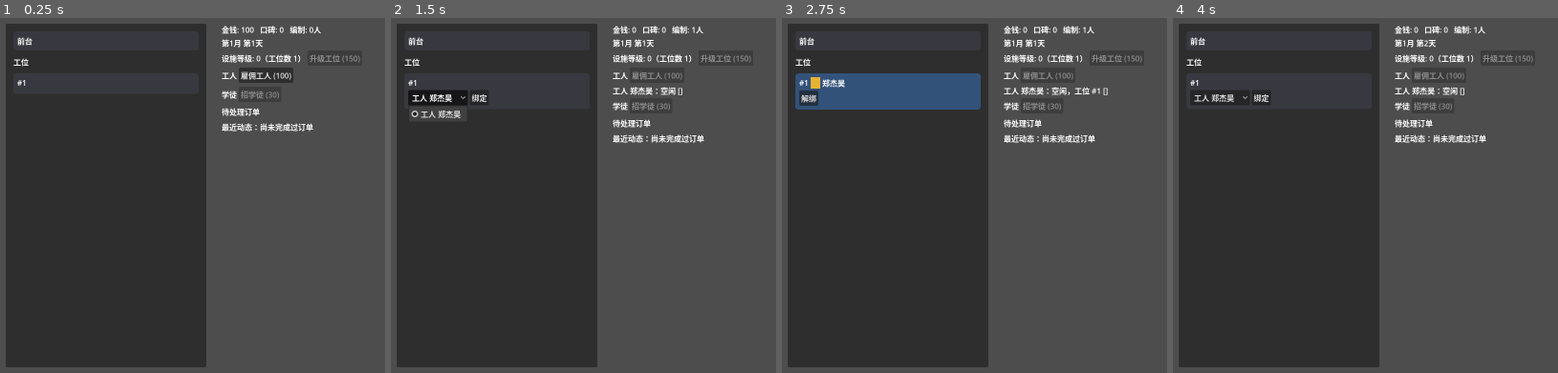
Above: before the commit, frames 1-4 (left to right).
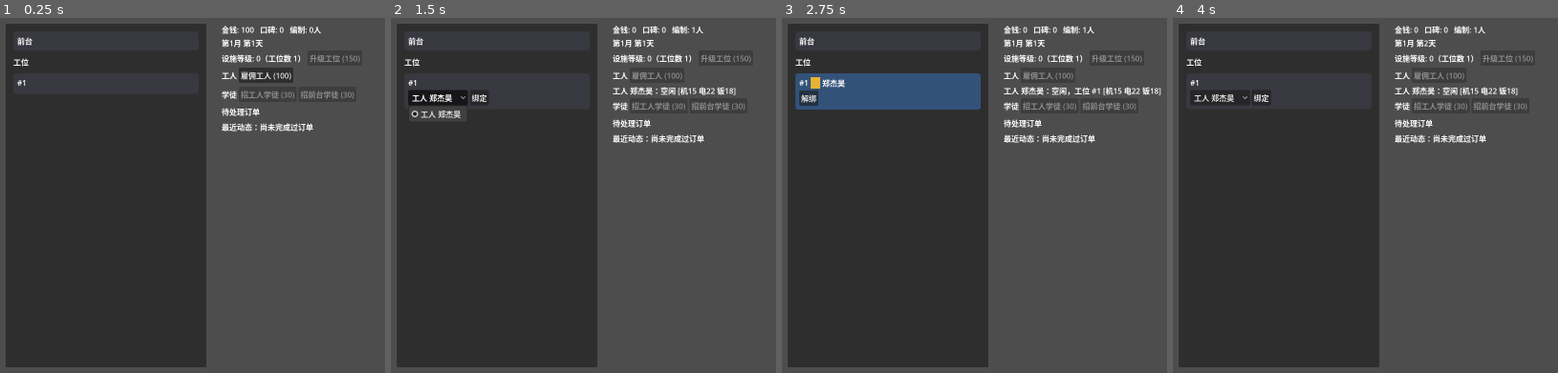
Above: after the commit, the same moments.

Repository: XinLiucc/cocos-game-project
Game: Godot game, scene res://scenes/Main.tscn
Two runs of this game, one before a commit and one after it. Both use one fixed random seed, a clock stepped at 60 frames per second and the inputs below.
Inputs (mouse positions are in pixels of both pictures, inside the frame that each line leads up to):
- Up to frame 1 (0.25 s): no input
- Up to frame 2 (1.5 s): click "雇佣工人 (100)" at 0.5 s; click "工人 郑杰昊" at 1.25 s
- Up to frame 3 (2.75 s): click "绑定" at 2 s
- Up to frame 4 (4 s): click "解绑" at 2.75 s; tap Enter at 3.5 s; move the mouse to (outside the picture) at 3.52 s; hold D from 3.53 s (still down); tap B at 3.6 s; click (outside the picture) at 3.67 s; tap Space at 3.77 s

The runs differ from the first frame. In frame 1, 0.2% of the frame differs, in the area x 64-92%, y 20-23%; in frame 2, 0.4%; in frame 3, 0.4%, in the area x 64-99%, y 19-27%; in frame 4, 0.4%.
Error before the commit: Invalid access to property or key 'ATTRIBUTE_KEYS' on a base object of type 'Node (GameState.gd)'. (res://scripts/Main.gd:429)

Commit message:
Wire the apprentice track split into the UI and course resources
Add a second hire button for front-desk apprentices alongside the
existing worker-apprentice one, and build each apprentice row's
training-course/attribute-allocation buttons from its own fixed track
instead of a shared five-key list (the track-selection row is gone
along with the mechanic it displayed). Add the two new front-desk
training courses (affinity/efficiency) and drop the now-unused
precision course.

Diff:
--- /dev/null
+++ b/car_repair_shop/resources/courses/affinity.tres
@@ -0,0 +1,11 @@
+[gd_resource type="Resource" format=3]
+
+[ext_resource type="Script" path="res://scripts/TrainingCourse.gd" id="1_tvp3h"]
+
+[resource]
+script = ExtResource("1_tvp3h")
+course_name = "亲和待客课"
+attribute_key = "affinity"
+cost = 20
+duration = 8.0
+base_growth = 8.0
--- /dev/null
+++ b/car_repair_shop/resources/courses/efficiency.tres
@@ -0,0 +1,11 @@
+[gd_resource type="Resource" format=3]
+
+[ext_resource type="Script" path="res://scripts/TrainingCourse.gd" id="1_fb0a1"]
+
+[resource]
+script = ExtResource("1_fb0a1")
+course_name = "办事效率课"
+attribute_key = "efficiency"
+cost = 20
+duration = 8.0
+base_growth = 8.0
--- a/car_repair_shop/resources/courses/precision.tres
+++ /dev/null
@@ -1,11 +0,0 @@
-[gd_resource type="Resource" format=3]
-
-[ext_resource type="Script" path="res://scripts/TrainingCourse.gd" id="1_prec01"]
-
-[resource]
-script = ExtResource("1_prec01")
-course_name = "细心专注课"
-attribute_key = "precision"
-cost = 20
-duration = 8.0
-base_growth = 8.0
--- a/car_repair_shop/scenes/Main.tscn
+++ b/car_repair_shop/scenes/Main.tscn
@@ -89,9 +89,13 @@
 layout_mode = 2
 text = "学徒"
 
-[node name="HireApprenticeButton" type="Button" parent="UIRoot/Margin/Layout/UI/ApprenticeHeaderRow" unique_id=1223440591]
+[node name="HireWorkerApprenticeButton" type="Button" parent="UIRoot/Margin/Layout/UI/ApprenticeHeaderRow" unique_id=1223440591]
 layout_mode = 2
 text = "招学徒 (30)"
+
+[node name="HireFrontDeskApprenticeButton" type="Button" parent="UIRoot/Margin/Layout/UI/ApprenticeHeaderRow" unique_id=444457533]
+layout_mode = 2
+text = "招前台学徒 (30)"
 
 [node name="ApprenticeListContainer" type="VBoxContainer" parent="UIRoot/Margin/Layout/UI" unique_id=1219550046]
 layout_mode = 2
--- a/car_repair_shop/scripts/Main.gd
+++ b/car_repair_shop/scripts/Main.gd
@@ -15,17 +15,20 @@
 	preload("res://resources/orders/sports_car.tres"),
 ]
 
-const TRAINING_COURSES: Array[Resource] = [
+const WORKER_TRAINING_COURSES: Array[Resource] = [
 	preload("res://resources/courses/mechanical.tres"),
 	preload("res://resources/courses/electrical.tres"),
 	preload("res://resources/courses/bodywork.tres"),
-	preload("res://resources/courses/precision.tres"),
+]
+const FRONT_DESK_TRAINING_COURSES: Array[Resource] = [
 	preload("res://resources/courses/communication.tres"),
+	preload("res://resources/courses/affinity.tres"),
+	preload("res://resources/courses/efficiency.tres"),
 ]
 
 const ATTRIBUTE_SHORT_NAMES := {
 	"mechanical": "机械", "electrical": "电气", "bodywork": "钣喷",
-	"precision": "细心", "communication": "沟通",
+	"communication": "沟通", "affinity": "亲和", "efficiency": "效率",
 }
 
 # 2026-09-01：工位可视化场景占位配色（几何图形，之后替换成像素美术）；三态面板底色按
@@ -47,7 +50,8 @@
 @onready var day_label: Label = $UIRoot/Margin/Layout/UI/DayLabel
 @onready var hire_button: Button = $UIRoot/Margin/Layout/UI/WorkerHeaderRow/HireButton
 @onready var worker_list_container: VBoxContainer = $UIRoot/Margin/Layout/UI/WorkerListContainer
-@onready var hire_apprentice_button: Button = $UIRoot/Margin/Layout/UI/ApprenticeHeaderRow/HireApprenticeButton
+@onready var hire_worker_apprentice_button: Button = $UIRoot/Margin/Layout/UI/ApprenticeHeaderRow/HireWorkerApprenticeButton
+@onready var hire_front_desk_apprentice_button: Button = $UIRoot/Margin/Layout/UI/ApprenticeHeaderRow/HireFrontDeskApprenticeButton
 @onready var apprentice_list_container: VBoxContainer = $UIRoot/Margin/Layout/UI/ApprenticeListContainer
 @onready var floor_vbox: VBoxContainer = $UIRoot/Margin/Layout/StationFloorPanel/FloorMargin/FloorVBox
 @onready var station_slots_container: VBoxContainer = $UIRoot/Margin/Layout/StationFloorPanel/FloorMargin/FloorVBox/StationSlotsContainer
@@ -115,7 +119,8 @@
 	add_child(order_spawn_timer)
 	hire_button.pressed.connect(_on_hire_button_pressed)
 	upgrade_button.pressed.connect(_on_upgrade_button_pressed)
-	hire_apprentice_button.pressed.connect(_on_hire_apprentice_button_pressed)
+	hire_worker_apprentice_button.pressed.connect(_on_hire_worker_apprentice_button_pressed)
+	hire_front_desk_apprentice_button.pressed.connect(_on_hire_front_desk_apprentice_button_pressed)
 	game_state.money_changed.connect(_on_int_state_changed)
 	game_state.reputation_changed.connect(_on_int_state_changed)
 	game_state.facility_level_changed.connect(_on_int_state_changed)
@@ -270,8 +275,7 @@
 	game_state.add_reputation(order.reputation_gain)
 	var apprentice_id: int = job.get("apprentice_id", -1)
 	if apprentice_id != -1:
-		var master: Dictionary = game_state.get_employee(job["employee_id"])
-		var points: int = game_state.mentor_points_earned(master["attributes"]["precision"])
+		var points: int = game_state.mentor_points_earned()
 		game_state.add_attribute_points(apprentice_id, points)
 		game_state.set_employee_busy(apprentice_id, false)
 		var apprentice: Dictionary = game_state.get_employee(apprentice_id)
@@ -324,11 +328,6 @@
 	_ui_dirty = true
 
 
-func _on_choose_track_pressed(apprentice_id: int, track: String) -> void:
-	game_state.choose_track(apprentice_id, track)
-	_ui_dirty = true
-
-
 func _on_hire_button_pressed() -> void:
 	game_state.hire_worker()
 
@@ -337,8 +336,12 @@
 	game_state.upgrade_facility()
 
 
-func _on_hire_apprentice_button_pressed() -> void:
-	game_state.hire_apprentice()
+func _on_hire_worker_apprentice_button_pressed() -> void:
+	game_state.hire_worker_apprentice()
+
+
+func _on_hire_front_desk_apprentice_button_pressed() -> void:
+	game_state.hire_front_desk_apprentice()
 
 
 func _on_exam_button_pressed(employee_id: int) -> void:
@@ -420,13 +423,14 @@
 
 
 const _ATTRIBUTE_ONE_CHAR := {
-	"mechanical": "机", "electrical": "电", "bodywork": "钣", "precision": "细", "communication": "沟",
+	"mechanical": "机", "electrical": "电", "bodywork": "钣",
+	"communication": "沟", "affinity": "亲", "efficiency": "效",
 }
 
 
 func _format_attributes(attrs: Dictionary) -> String:
 	var parts: Array[String] = []
-	for key in game_state.ATTRIBUTE_KEYS:
+	for key in attrs:
 		var value: int = attrs[key]
 		var marker := "★" if game_state.has_attribute_skill(value) else ""
 		parts.append("%s%d%s" % [_ATTRIBUTE_ONE_CHAR[key], value, marker])
@@ -509,7 +513,17 @@
 			_rebuild_worker_action_widgets(entry, w["id"], mentor_id, available_ids)
 
 
-func _create_apprentice_row(apprentice_id: int) -> Dictionary:
+func _training_courses_for_track(track: String) -> Array[Resource]:
+	return FRONT_DESK_TRAINING_COURSES if track == "front_desk" else WORKER_TRAINING_COURSES
+
+
+func _attribute_keys_for_track(track: String) -> Array[String]:
+	return game_state.FRONT_DESK_ATTRIBUTE_KEYS if track == "front_desk" else game_state.WORKER_ATTRIBUTE_KEYS
+
+
+# 招募时就定型（工人学徒/前台学徒是两种不同职业，见 GameState.gd 2026-09-03 注释），
+# 课程/属性分配按钮从这一刻起就是固定的那条线，不再需要运行时按"赛道选没选"切换
+func _create_apprentice_row(apprentice_id: int, track: String) -> Dictionary:
 	# 学徒行按钮已经超过单行 HBoxContainer 能容纳的宽度（超出窗口会点不到），
 	# 拆成多个子行的 VBoxContainer：状态行 / 训练课程行 / 属性分配行。
 	# 训练课程按钮文字固定不变（课程列表不会变），属性分配按钮文字也固定不变——
@@ -528,7 +542,8 @@
 	var course_row := HBoxContainer.new()
 	block.add_child(course_row)
 	var course_buttons: Array[Button] = []
-	for course in TRAINING_COURSES:
+	var courses := _training_courses_for_track(track)
+	for course in courses:
 		var train_button := Button.new()
 		train_button.text = "训练：%s" % course.course_name
 		train_button.pressed.connect(_on_train_button_pressed.bind(apprentice_id, course))
@@ -538,33 +553,17 @@
 	var alloc_row := HBoxContainer.new()
 	alloc_row.visible = false
 	block.add_child(alloc_row)
-	for key in game_state.ATTRIBUTE_KEYS:
+	for key in _attribute_keys_for_track(track):
 		var alloc_button := Button.new()
 		alloc_button.text = "+%s" % ATTRIBUTE_SHORT_NAMES[key]
 		alloc_button.pressed.connect(_on_allocate_button_pressed.bind(apprentice_id, key))
 		alloc_row.add_child(alloc_button)
 
-	# 赛道选择只在属性总和达标、且还没选过时出现一次；选完这行自动隐藏（can_choose_track 变 false）
-	var track_row := HBoxContainer.new()
-	track_row.visible = false
-	block.add_child(track_row)
-	var track_hint := Label.new()
-	track_hint.text = "可选赛道："
-	track_row.add_child(track_hint)
-	var worker_track_button := Button.new()
-	worker_track_button.text = "选工人"
-	worker_track_button.pressed.connect(_on_choose_track_pressed.bind(apprentice_id, "worker"))
-	track_row.add_child(worker_track_button)
-	var front_desk_track_button := Button.new()
-	front_desk_track_button.text = "选前台"
-	front_desk_track_button.pressed.connect(_on_choose_track_pressed.bind(apprentice_id, "front_desk"))
-	track_row.add_child(front_desk_track_button)
-
 	apprentice_list_container.add_child(block)
 	return {
 		"block": block, "status_label": status_label,
-		"exam_button": exam_button, "course_buttons": course_buttons, "alloc_row": alloc_row,
-		"track_row": track_row,
+		"exam_button": exam_button, "course_buttons": course_buttons, "courses": courses,
+		"alloc_row": alloc_row,
 	}
 
 
@@ -576,7 +575,7 @@
 		if i < _apprentice_rows.size():
 			entry = _apprentice_rows[i]
 		else:
-			entry = _create_apprentice_row(a["id"])
+			entry = _create_apprentice_row(a["id"], a.get("track", ""))
 			_apprentice_rows.append(entry)
 
 		var track: String = a.get("track", "")
@@ -636,11 +635,11 @@
 		exam_button.disabled = not game_state.can_take_exam(a["id"])
 
 		var course_buttons: Array = entry["course_buttons"]
-		for j in range(TRAINING_COURSES.size()):
-			(course_buttons[j] as Button).disabled = not game_state.can_start_training(a["id"], TRAINING_COURSES[j])
+		var courses: Array = entry["courses"]
+		for j in range(courses.size()):
+			(course_buttons[j] as Button).disabled = not game_state.can_start_training(a["id"], courses[j])
 
 		(entry["alloc_row"] as HBoxContainer).visible = pending_points > 0
-		(entry["track_row"] as HBoxContainer).visible = game_state.can_choose_track(a["id"])
 
 
 func _update_labels() -> void:
@@ -657,8 +656,10 @@
 		upgrade_button.text = "升级工位 (%d)" % game_state.next_upgrade_cost()
 		upgrade_button.disabled = game_state.money < game_state.next_upgrade_cost()
 	day_label.text = "第%d月 第%d天" % [game_state.month, game_state.day]
-	hire_apprentice_button.text = "招学徒 (%d)" % game_state.next_apprentice_hire_cost()
-	hire_apprentice_button.disabled = not game_state.can_hire_apprentice()
+	hire_worker_apprentice_button.text = "招工人学徒 (%d)" % game_state.next_apprentice_hire_cost()
+	hire_worker_apprentice_button.disabled = not game_state.can_hire_apprentice()
+	hire_front_desk_apprentice_button.text = "招前台学徒 (%d)" % game_state.next_apprentice_hire_cost()
+	hire_front_desk_apprentice_button.disabled = not game_state.can_hire_apprentice()
 	var result_text := "最近动态：" + last_result_text
 	if result_label.text != result_text:
 		result_label.text = result_text
